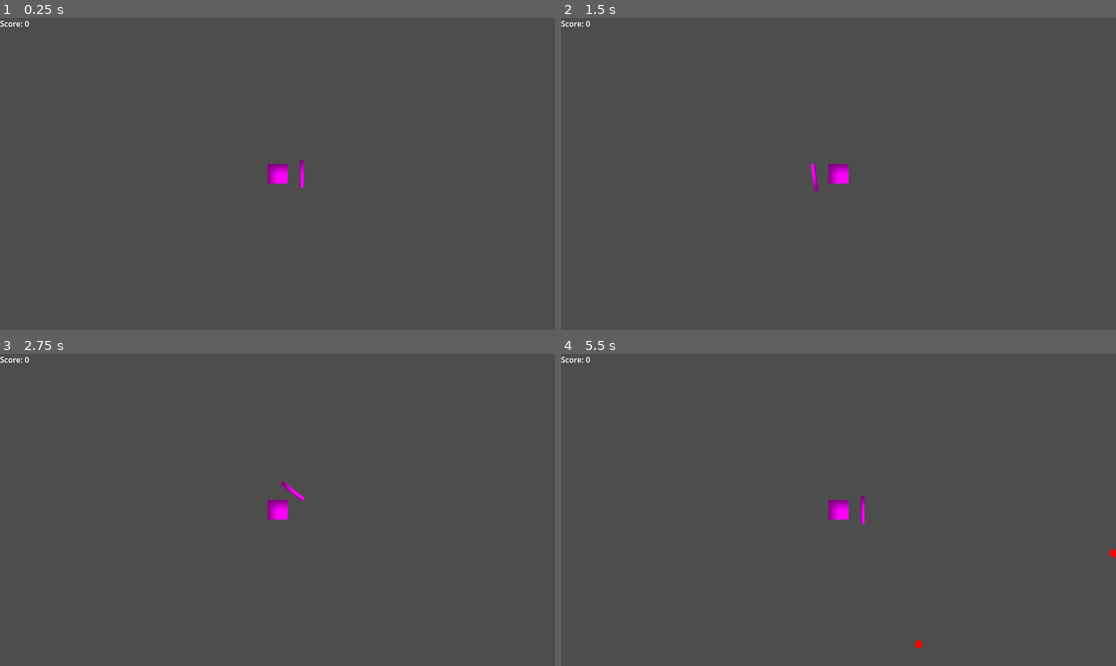
Above: before the commit, frames 1-4 (two rows, left to right).
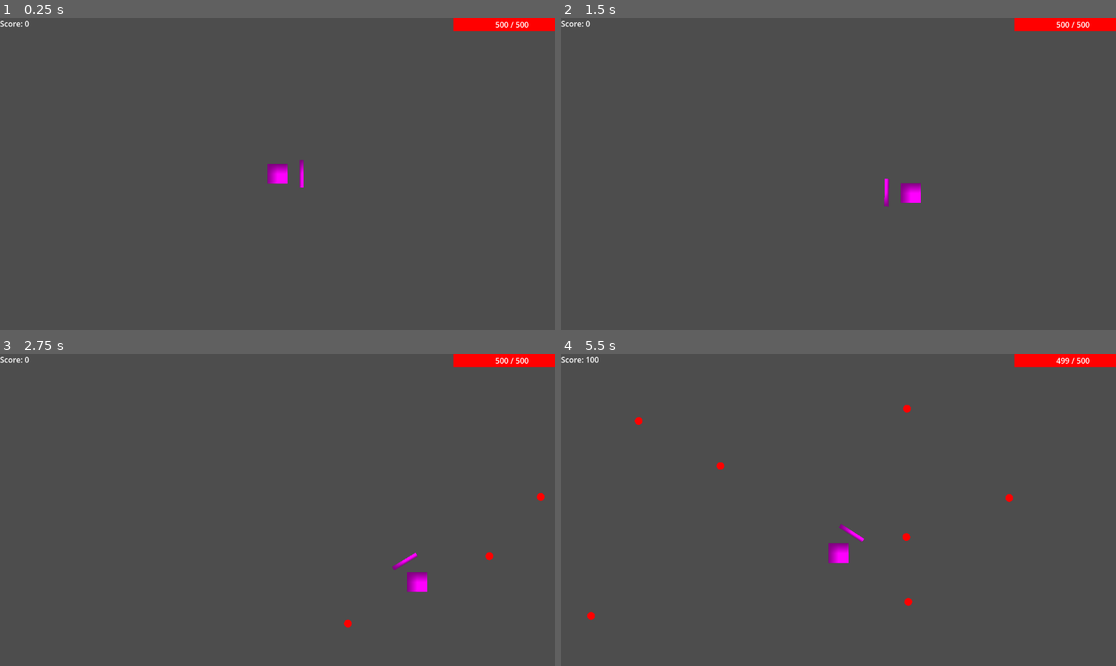
Above: after the commit, the same moments.

Repository: Turbulentt/blocking-game
Game: Godot game, scene res://scenes/player.tscn
Same seed, same stepped clock (60 frames per second), same inputs: the game is played once before the commit and once after it.
Inputs (mouse positions are in pixels of both pictures, inside the frame that each line leads up to):
- Up to frame 1 (0.25 s): no input
- Up to frame 2 (1.5 s): tap Enter at 0.5 s; move the mouse to (960, 158) at 0.52 s; hold Right (ui_right) 0.53-1.28 s; move the mouse to (727, 189) at 1.27 s; hold Down (ui_down) from 1.28 s (still down)
- Up to frame 3 (2.75 s): move the mouse to (333, 441) at 2.02 s; release Down (ui_down) at 2.03 s; hold Right (ui_right) from 2.03 s (still down)
- Up to frame 4 (5.5 s): move the mouse to (810, 572) at 2.77 s; release Right (ui_right) at 2.78 s; hold Up (ui_up) 2.78-3.53 s; move the mouse to (1005, 556) at 3.52 s; hold Left (ui_left) 3.53-5.03 s; move the mouse to (672, 463) at 4.27 s; move the mouse to (866, 510) at 5.02 s; hold Down (ui_down) from 5.03 s (still down)

The runs differ from the first frame. In frame 1, 0.8% of the frame differs, in the area x 81-100%, y 0-5%; in frame 2, 1.4%; in frame 3, 1.5%; in frame 4, 1.7%, in the area x 4-100%, y 0-95%.

Commit message:
Add UI/health; centralize GameManager settings
Introduce UI and health system, centralize gameplay modifiers in GameManager, and refactor spawning/player/enemy logic.

- Add ui.gd (replaces points_counter.gd) and update player.tscn to include HealthBar and HealthLabel. Score and health UI now read/write GameManager.
- Add health/max_health and player_speed to game_manager.gd with take_damage() handling game over.
- Enemy changes: use a new CircleShape2D for collision, emit player_damage(damage) instead of player_lost, and reduce fast enemy speed (350->250).
- Enemy controller refactor: use GameManager parameters for spawn intervals/distance/decay, initialize spawn timer, compute spawn position from viewport center, attach enemies to scene root, handle player_damage to update GameManager/UI, and stabilize difficulty calc.
- Player changes: make the player an Area2D, use GameManager.player_speed and max_health, implement movement via Input.get_axis and clamp to viewport.
- Add new scenes/game.tscn and update player.tscn (script swap to ui.gd, rotation and style changes).
- project.godot: add input actions bindings (ui_left/right/up/down).
- Remove data/waves.json and delete old points_counter.gd.

These changes centralize tuning, add persistent UI/health feedback, and improve spawn/positioning behavior for enemies.

Diff:
--- a/data/waves.json
+++ /dev/null
@@ -1,10 +0,0 @@
-{
-	"waves": [
-		{
-			"name": "random",
-		},
-		{
-			"name": "spiral"
-		}
-	]
-}
--- a/project.godot
+++ b/project.godot
@@ -19,6 +19,41 @@
 
 GameManager="*uid://0yxwadu5odp0"
 
+[input]
+
+ui_left={
+"deadzone": 0.5,
+"events": [Object(InputEventKey,"resource_local_to_scene":false,"resource_name":"","device":0,"window_id":0,"alt_pressed":false,"shift_pressed":false,"ctrl_pressed":false,"meta_pressed":false,"pressed":false,"keycode":4194319,"physical_keycode":0,"key_label":0,"unicode":0,"location":0,"echo":false,"script":null)
+, Object(InputEventJoypadButton,"resource_local_to_scene":false,"resource_name":"","device":-1,"button_index":13,"pressure":0.0,"pressed":false,"script":null)
+, Object(InputEventJoypadMotion,"resource_local_to_scene":false,"resource_name":"","device":-1,"axis":0,"axis_value":-1.0,"script":null)
+, Object(InputEventKey,"resource_local_to_scene":false,"resource_name":"","device":-1,"window_id":0,"alt_pressed":false,"shift_pressed":false,"ctrl_pressed":false,"meta_pressed":false,"pressed":false,"keycode":0,"physical_keycode":65,"key_label":0,"unicode":97,"location":0,"echo":false,"script":null)
+]
+}
+ui_right={
+"deadzone": 0.5,
+"events": [Object(InputEventKey,"resource_local_to_scene":false,"resource_name":"","device":0,"window_id":0,"alt_pressed":false,"shift_pressed":false,"ctrl_pressed":false,"meta_pressed":false,"pressed":false,"keycode":4194321,"physical_keycode":0,"key_label":0,"unicode":0,"location":0,"echo":false,"script":null)
+, Object(InputEventJoypadButton,"resource_local_to_scene":false,"resource_name":"","device":-1,"button_index":14,"pressure":0.0,"pressed":false,"script":null)
+, Object(InputEventJoypadMotion,"resource_local_to_scene":false,"resource_name":"","device":-1,"axis":0,"axis_value":1.0,"script":null)
+, Object(InputEventKey,"resource_local_to_scene":false,"resource_name":"","device":-1,"window_id":0,"alt_pressed":false,"shift_pressed":false,"ctrl_pressed":false,"meta_pressed":false,"pressed":false,"keycode":0,"physical_keycode":68,"key_label":0,"unicode":100,"location":0,"echo":false,"script":null)
+]
+}
+ui_up={
+"deadzone": 0.5,
+"events": [Object(InputEventKey,"resource_local_to_scene":false,"resource_name":"","device":0,"window_id":0,"alt_pressed":false,"shift_pressed":false,"ctrl_pressed":false,"meta_pressed":false,"pressed":false,"keycode":4194320,"physical_keycode":0,"key_label":0,"unicode":0,"location":0,"echo":false,"script":null)
+, Object(InputEventJoypadButton,"resource_local_to_scene":false,"resource_name":"","device":-1,"button_index":11,"pressure":0.0,"pressed":false,"script":null)
+, Object(InputEventJoypadMotion,"resource_local_to_scene":false,"resource_name":"","device":-1,"axis":1,"axis_value":-1.0,"script":null)
+, Object(InputEventKey,"resource_local_to_scene":false,"resource_name":"","device":-1,"window_id":0,"alt_pressed":false,"shift_pressed":false,"ctrl_pressed":false,"meta_pressed":false,"pressed":false,"keycode":0,"physical_keycode":87,"key_label":0,"unicode":119,"location":0,"echo":false,"script":null)
+]
+}
+ui_down={
+"deadzone": 0.5,
+"events": [Object(InputEventKey,"resource_local_to_scene":false,"resource_name":"","device":0,"window_id":0,"alt_pressed":false,"shift_pressed":false,"ctrl_pressed":false,"meta_pressed":false,"pressed":false,"keycode":4194322,"physical_keycode":0,"key_label":0,"unicode":0,"location":0,"echo":false,"script":null)
+, Object(InputEventJoypadButton,"resource_local_to_scene":false,"resource_name":"","device":-1,"button_index":12,"pressure":0.0,"pressed":false,"script":null)
+, Object(InputEventJoypadMotion,"resource_local_to_scene":false,"resource_name":"","device":-1,"axis":1,"axis_value":1.0,"script":null)
+, Object(InputEventKey,"resource_local_to_scene":false,"resource_name":"","device":-1,"window_id":0,"alt_pressed":false,"shift_pressed":false,"ctrl_pressed":false,"meta_pressed":false,"pressed":false,"keycode":0,"physical_keycode":83,"key_label":0,"unicode":115,"location":0,"echo":false,"script":null)
+]
+}
+
 [physics]
 
 3d/physics_engine="Jolt Physics"
--- a/scenes/enemy.tscn
+++ b/scenes/enemy.tscn
@@ -3,7 +3,7 @@
 [ext_resource type="Script" uid="uid://dm2hkriqhjved" path="res://scripts/Enemy Scripts/enemy.gd" id="1_7p1mj"]
 
 [sub_resource type="CircleShape2D" id="CircleShape2D_7p1mj"]
-radius = 8.0
+radius = 2.0
 
 [node name="Enemy" type="Area2D" unique_id=1254331330]
 script = ExtResource("1_7p1mj")
--- /dev/null
+++ b/scenes/game.tscn
@@ -0,0 +1,7 @@
+[gd_scene format=3 uid="uid://dchc0d4dsb0re"]
+
+[ext_resource type="PackedScene" uid="uid://cpdhv0qexahfy" path="res://scenes/player.tscn" id="1_uwrxv"]
+
+[node name="Game" type="Node2D" unique_id=462126538]
+
+[node name="Player" parent="." unique_id=1077112987 instance=ExtResource("1_uwrxv")]
--- a/scenes/player.tscn
+++ b/scenes/player.tscn
@@ -4,7 +4,7 @@
 [ext_resource type="Script" uid="uid://c3bnuohr5b8m8" path="res://scripts/shield.gd" id="2_g2els"]
 [ext_resource type="Script" uid="uid://bca3h8km4lq48" path="res://scripts/enemy_controller.gd" id="3_qhqgy"]
 [ext_resource type="PackedScene" uid="uid://bcequxjkiplrg" path="res://scenes/enemy.tscn" id="4_dqkch"]
-[ext_resource type="Script" uid="uid://bwhg872tig3tw" path="res://scripts/points_counter.gd" id="5_qlg0r"]
+[ext_resource type="Script" uid="uid://bwhg872tig3tw" path="res://scripts/ui.gd" id="5_qlg0r"]
 [ext_resource type="Script" uid="uid://yjlan0cbdqgl" path="res://scripts/wave_generation.gd" id="5_tuyoq"]
 
 [sub_resource type="PlaceholderTexture2D" id="PlaceholderTexture2D_g2els"]
@@ -17,11 +17,14 @@
 [sub_resource type="RectangleShape2D" id="RectangleShape2D_qlg0r"]
 size = Vector2(42, 40)
 
-[node name="Player" type="Area2D" unique_id=1147829799]
+[sub_resource type="StyleBoxFlat" id="StyleBoxFlat_tuyoq"]
+bg_color = Color(1, 0, 0, 1)
+
+[node name="Player" type="Area2D" unique_id=1077112987]
 script = ExtResource("1_3vyb7")
 
 [node name="Sprite2D" type="Sprite2D" parent="." unique_id=1395084814]
-rotation = -3.1415927
+rotation = 3.1415925
 scale = Vector2(42.92386, 41)
 texture = SubResource("PlaceholderTexture2D_g2els")
 
@@ -53,3 +56,20 @@
 [node name="ScoreLabel" type="Label" parent="CanvasLayer" unique_id=110899159]
 offset_right = 40.0
 offset_bottom = 23.0
+
+[node name="HealthBar" type="ProgressBar" parent="CanvasLayer" unique_id=316200016]
+anchors_preset = 1
+anchor_left = 1.0
+anchor_right = 1.0
+offset_left = -211.0
+offset_bottom = 27.0
+grow_horizontal = 0
+theme_override_styles/fill = SubResource("StyleBoxFlat_tuyoq")
+show_percentage = false
+
+[node name="HealthLabel" type="Label" parent="CanvasLayer/HealthBar" unique_id=746052814]
+layout_mode = 0
+offset_left = 87.0
+offset_top = 2.0
+offset_right = 127.0
+offset_bottom = 25.0
--- a/scripts/Enemy Scripts/enemy.gd
+++ b/scripts/Enemy Scripts/enemy.gd
@@ -13,12 +13,15 @@
 var should_be_blocked: bool = true
 
 signal died(points)
-signal player_lost()
+#signal player_lost()
+signal player_damage(damage)
 
 func _ready() -> void:
 	collision_shape = get_node("CollisionShape2D")  # fetch manually
-	collision_shape.shape = collision_shape.shape.duplicate()
-	collision_shape.shape.radius = enemy_radius
+	var circle = CircleShape2D.new()
+	circle.radius = enemy_radius
+	collision_shape.shape = circle
+
 	if target:
 		direction = (target.global_position - global_position).normalized()
 
@@ -35,7 +38,7 @@
 
 func _on_area_entered(body) -> void:
 	if body.name == "Player" && should_be_blocked:
-		emit_signal("player_lost")
+		emit_signal("player_damage", damage)
 		queue_free()
 	elif body.name == "Player" && not should_be_blocked:
 		emit_signal("died", 100)
--- a/scripts/Enemy Scripts/enemy_type_fast.gd
+++ b/scripts/Enemy Scripts/enemy_type_fast.gd
@@ -2,7 +2,7 @@
 
 # Fast small enemy
 func _ready() -> void:
-	speed = 350        # Much faster
+	speed = 250        # Much faster
 	damage = 2         # Hits harder
 	enemy_radius = 4   # Smaller hitbox
 	enemy_color = Color.ORANGE
--- a/scripts/enemy_controller.gd
+++ b/scripts/enemy_controller.gd
@@ -2,13 +2,13 @@
 
 @export var enemy_scene: PackedScene
 
-@export var max_spawn_interval: float = 1.0 # Maximum seconds between spawns
-@export var min_spawn_interval: float = 0.25 # Minimum seconds between spawns
+@export var max_spawn_interval: float = GameManager.max_spawn_interval # Maximum seconds between spawns
+@export var min_spawn_interval: float = GameManager.min_spawn_interval # Minimum seconds between spawns
 
 # Decay rate changes how fast the game will speed up from max to min interval
-@export var decay_rate: float = 0.985 # Value between 0 and 1. 0.99 -> low decay; 0.9 -> fast decay
+@export var decay_rate: float = GameManager.decay_rate # Value between 0 and 1. 0.99 -> low decay; 0.9 -> fast decay
 
-@export var spawn_distance: float = 1000.0 # How far away from player enemies spawn
+@export var spawn_distance: float = GameManager.spawn_distance # How far away from player enemies spawn
 
 @export var current_spawn_interval: float = 1.0
 @export var player: Node2D
@@ -23,6 +23,10 @@
 @onready var wave_generator: Node = $WaveGenerationNode
 
 func _ready() -> void:
+	# Start at the slowest (max interval) spawn rate for a clean difficulty reset.
+	current_spawn_interval = max_spawn_interval
+	spawn_timer = 0.0
+	elapsed_time = 0.0
 	current_wave_enemies = wave_generator.generate_new_wave()  # Start with a wave ready
 
 func _process(delta: float) -> void:
@@ -33,6 +37,9 @@
 		spawnManager()
 		spawn_timer = 0.0
 		current_spawn_interval = max(min_spawn_interval, max_spawn_interval * pow(decay_rate, elapsed_time))
+
+func get_viewport_center() -> Vector2:
+	return get_viewport().get_visible_rect().size / 2
 
 func spawnManager():
 	# Check if current wave is complete
@@ -48,14 +55,13 @@
 
 
 # ===== SPAWNING =====
-
 func spawn_enemy(type: String, angle: float, should_be_blocked: bool):
 	if enemy_scene == null or player == null:
 		return
 
 	var enemy = enemy_scene.instantiate()
 
-	# Set script first — stats will be applied when _ready() fires on add_child
+	# Set correct script
 	match type:
 		"enemy":
 			enemy.set_script(preload("res://scripts/Enemy Scripts/enemy_type_basic.gd"))
@@ -64,24 +70,31 @@
 		"fast":
 			enemy.set_script(preload("res://scripts/Enemy Scripts/enemy_type_fast.gd"))
 
-	enemy.global_position = Vector2(cos(angle), sin(angle)) * spawn_distance
+	var viewport_center = get_viewport_center()
+	enemy.global_position = viewport_center + Vector2(cos(angle), sin(angle)) * spawn_distance
 	enemy.target = player
 
 	# Add to tree first; triggers _ready
-	get_tree().current_scene.add_child(enemy)
+	get_tree().root.add_child(enemy)
 
 	enemy.died.connect(_on_enemy_died)
-	enemy.player_lost.connect(_on_player_lost, CONNECT_DEFERRED)
+	enemy.player_damage.connect(_on_player_damage)
 
 	# now apply multiplier
-	var difficulty = inverse_lerp(max_spawn_interval, min_spawn_interval, current_spawn_interval)
-	enemy.speed = enemy.speed * lerp(1.0, 4.0, difficulty)
+	var difficulty = 0
+	if max_spawn_interval == min_spawn_interval:
+		difficulty = 4
+		enemy.speed = enemy.speed * 4
+	else:
+		difficulty = clamp(inverse_lerp(max_spawn_interval, min_spawn_interval, current_spawn_interval), 0.0, 1.0)
+		enemy.speed = enemy.speed * lerp(1.0, 4.0, difficulty)
 
 func _on_enemy_died(points):
 	get_node("../CanvasLayer").add_points(points)
 
-func _on_player_lost():
-	call_deferred("_change_scene")
+func _on_player_damage(damage):
+	GameManager.take_damage(damage)
+	get_node("../CanvasLayer").update_health()
 
 func _change_scene():
 	get_tree().change_scene_to_file("res://scenes/game_over.tscn")
--- a/scripts/game_manager.gd
+++ b/scripts/game_manager.gd
@@ -2,14 +2,29 @@
 
 var score: int = 0
 
-# Called when the node enters the scene tree for the first time.
+# --- MODIFIERS --- #
+var max_spawn_interval: float = 0.6 # Maximum seconds between spawns
+var min_spawn_interval: float = 0.15 # Minimum seconds between spawns
+# Decay rate changes how fast the game will speed up from max to min interval
+var decay_rate: float = 0.985 # Value between 0 and 1. 0.99 -> low decay; 0.9 -> fast decay
+var spawn_distance: float = 600 # How far away from player enemies spawn
+var max_health: int = 500 # Health of the player object
+var player_speed: float = 200.0 # Speed the player moves at
+# --- MODIFIERS --- #
+
+var health: int = max_health
+
 func _ready() -> void:
-	pass # Replace with function body.
+	pass
 
-
-# Called every frame. 'delta' is the elapsed time since the previous frame.
 func _process(_delta: float) -> void:
 	pass
 
 func reset_score():
 	score = 0
+
+func take_damage(damage: int):
+	health -= damage
+	if health <= 0:
+		health = max_health
+		get_tree().change_scene_to_file("res://scenes/game_over.tscn")
--- a/scripts/game_over.gd
+++ b/scripts/game_over.gd
@@ -13,4 +13,4 @@
 
 func _on_restart_pressed():
 	GameManager.reset_score()
-	get_tree().change_scene_to_file("res://scenes/player.tscn")
+	get_tree().change_scene_to_file("res://scenes/game.tscn")
--- a/scripts/player.gd
+++ b/scripts/player.gd
@@ -1,5 +1,8 @@
-extends Node2D
+extends Area2D
 
+var Health = GameManager.max_health
+
+var speed: float = GameManager.player_speed
 
 # Called when the node enters the scene tree for the first time.
 func _ready() -> void:
@@ -7,5 +10,17 @@
 
 
 # Called every frame. 'delta' is the elapsed time since the previous frame.
-func _process(_delta: float) -> void:
-	pass
+func _process(delta: float) -> void:
+	var direction = Vector2.ZERO
+	direction.x = Input.get_axis("ui_left", "ui_right")
+	direction.y = Input.get_axis("ui_up", "ui_down")
+
+	if direction != Vector2.ZERO:
+		direction = direction.normalized()
+
+	position += direction * speed * delta
+
+	# Clamp to viewport
+	var viewport_size = get_viewport().get_visible_rect().size
+	position.x = clamp(position.x, 0, viewport_size.x)
+	position.y = clamp(position.y, 0, viewport_size.y)
--- a/scripts/points_counter.gd
+++ /dev/null
@@ -1,16 +0,0 @@
-extends CanvasLayer
-
-@onready var score_label = $ScoreLabel
-
-# Called when the node enters the scene tree for the first time.
-func _ready() -> void:
-	score_label.text = "Score: 0"
-
-
-# Called every frame. 'delta' is the elapsed time since the previous frame.
-func _process(_delta: float) -> void:
-	pass
-
-func add_points(amount):
-	GameManager.score += amount
-	score_label.text = "Score: %d" % GameManager.score
--- /dev/null
+++ b/scripts/ui.gd
@@ -0,0 +1,30 @@
+extends CanvasLayer
+
+@onready var score_label = $ScoreLabel
+@onready var health_bar = $HealthBar
+@onready var health_label = $HealthBar/HealthLabel
+
+# Called when the node enters the scene tree for the first time.
+func _ready() -> void:
+	score_label.text = "Score: 0"
+
+	health_bar.max_value = GameManager.max_health
+	health_bar.value = GameManager.health
+	update_label()
+
+
+# Called every frame. 'delta' is the elapsed time since the previous frame.
+func _process(_delta: float) -> void:
+	pass
+
+func add_points(amount):
+	GameManager.score += amount
+	score_label.text = "Score: %d" % GameManager.score
+
+func update_health():
+	health_bar.max_value = GameManager.max_health
+	health_bar.value = GameManager.health
+	update_label()
+
+func update_label():
+	health_label.text = "%d / %d" % [health_bar.value, health_bar.max_value]
Renamed: scripts/points_counter.gd.uid -> scripts/ui.gd.uid
